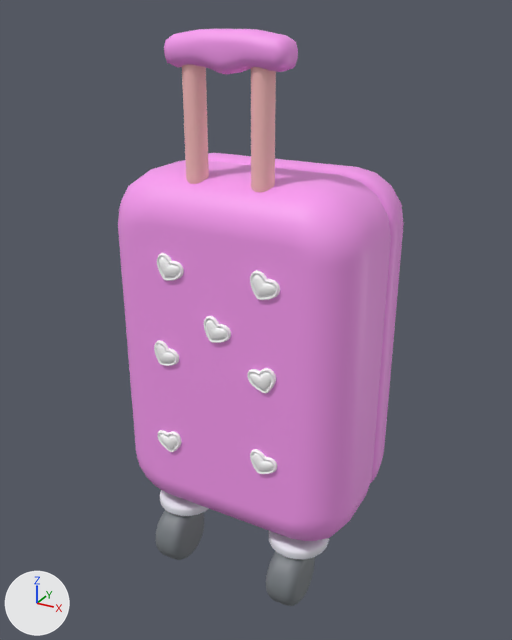
A saved change to the FBX model Assets/Yarn/FBXs/LV_4.fbx.
One viewpoint serves both versions: a 50 mm lens placed at (5.94, -10.99, 5.51), pointed at (-0.1, -0.01, 0.02). The axes (+X, +Y, +Z) are drawn at lower left. The lights are the same throughout. The older version comes first. Where no turn or scale is listed for an object, it has been applied to the vertices.
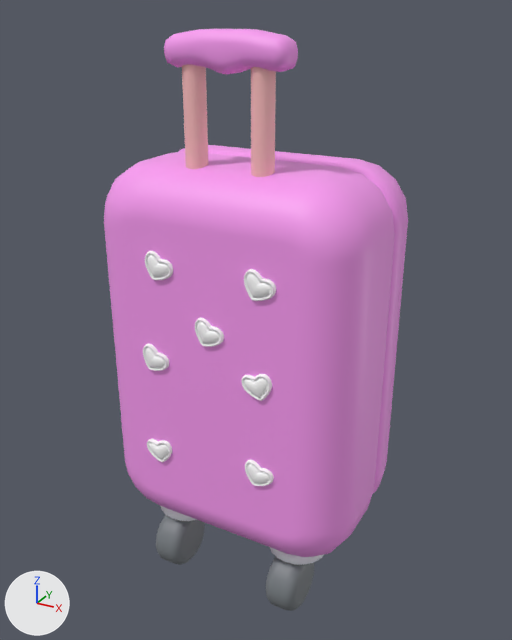
Where the newer file only moved an object's origin or applied its transform, the numbers keep the older frame.

The change, as a list of edits to the scene's bpy script:
```text
Change me_mesh_031:
    used by ob_polysurface697; parent = ob_lv4; location = (2.308, -42.69, 72.49)
    remove me_mesh_031.from_pydata(...)  # 400 vertices, 796 faces; spans x -240.0..240.0, y -340.0..340.0, z -102.0..92.0
    add me_mesh_031.from_pydata(...)  # 400 vertices, 796 faces; spans x -240.0..240.0, y -340.0..340.0, z -194.0..0.0
    me_mesh_031 part 2: the whole mesh is moved by (0.0, 0.0, -92.0)
Change me_mesh_007:
    used by ob_polysurface298; location = (-0.02, 0.88, -0.43)
    remove me_mesh_007.from_pydata(...)  # 400 vertices, 796 faces; spans x -2.4..2.4, y -0.69..0.69, z -3.4..3.4
    add me_mesh_007.from_pydata(...)  # 400 vertices, 796 faces; spans x -2.52..2.51, y -0.86..0.6, z -3.56..3.57
    me_mesh_007 part 1: the whole mesh is scaled about its middle by 1.05, then moved by (0.0, -0.13, 0.0)
Change ob_polysurface723:
    ob_polysurface723.location: (89.06, 19.86, 96.77) -> (89.06, 19.86, 4.333)
Change ob_polysurface728:
    ob_polysurface728.location: (-88.35, 189.0, 96.77) -> (-88.35, 189.0, 4.333)
Change ob_polysurface722:
    ob_polysurface722.location: (94.34, 189.0, 96.77) -> (94.34, 189.0, 4.333)
Change ob_polysurface709:
    ob_polysurface709.location: (-1.28, -0.87, -3.96) -> (-1.28, -0.87, -4.08)
Change ob_polysurface729:
    ob_polysurface729.location: (3.01, 91.94, 96.77) -> (3.01, 91.94, 4.333)
Change ob_polysurface724:
    ob_polysurface724.location: (-105.8, 21.27, 96.77) -> (-105.8, 21.27, 4.333)
Change ob_polysurface697:
    ob_polysurface697.location: (2.308, -42.69, 72.49) -> (2.308, -42.32, 190.2)
    ob_polysurface697.scale: (1.0, 1.0, 1.0) -> (1.05, 1.05, 1.05)
Change ob_polysurface680:
    ob_polysurface680.location: (1.33, -0.87, -3.96) -> (1.33, -0.87, -4.08)
Change ob_polysurface725:
    ob_polysurface725.location: (93.72, -147.5, 96.77) -> (93.72, -147.5, 4.333)
Change ob_polysurface691:
    ob_polysurface691.location: (1.33, -1.2, -4.64) -> (1.33, -1.2, -4.76)
Change ob_polysurface726:
    ob_polysurface726.location: (-110.6, -165.2, 96.77) -> (-110.6, -165.2, 4.333)
Change ob_polysurface706:
    ob_polysurface706.location: (-1.28, -1.2, -4.64) -> (-1.28, -1.2, -4.76)
```

Location of each change, [x1, y1, x2, y2] in pixels of the pictures (512 x 640 px):
'polySurface697', moved, rescaled (7% wider, 7% taller): before [118, 160, 391, 541]; after [104, 151, 395, 557]
'polySurface298', rescaled (mostly hidden): before [208, 153, 404, 483]; after [178, 145, 408, 493]
'polySurface691', moved: before [266, 551, 315, 606]; after [266, 556, 314, 611]
'polySurface706', moved: before [155, 510, 204, 560]; after [156, 515, 205, 565]
'polySurface680', moved: before [269, 531, 329, 560]; after [270, 547, 325, 565]
'polySurface725', moved, rescaled (7% wider, 8% taller): before [250, 449, 277, 474]; after [245, 459, 274, 486]
'polySurface728', moved, rescaled: before [157, 253, 184, 281]; after [145, 251, 173, 280]
'polySurface722', moved, rescaled (6% wider, 6% taller): before [250, 270, 280, 300]; after [244, 269, 276, 301]
'polySurface709', moved (mostly hidden afterwards): before [159, 490, 209, 516]; after [161, 506, 197, 521]
'polySurface729', moved, rescaled (11% taller): before [203, 316, 231, 343]; after [195, 317, 224, 347]
'polySurface723', moved, rescaled: before [247, 368, 276, 394]; after [242, 374, 272, 401]
'polySurface724', moved, rescaled (7% taller): before [154, 340, 179, 366]; after [143, 343, 169, 371]
'polySurface726', moved, rescaled: before [157, 430, 182, 452]; after [147, 439, 172, 462]
